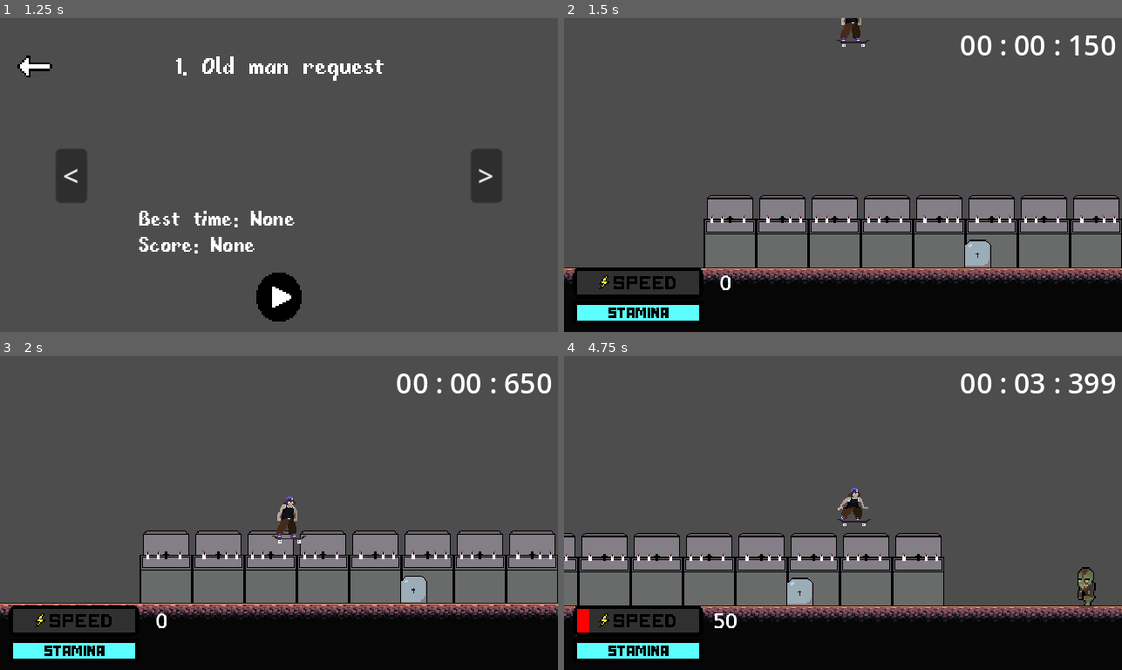
Above: before the commit, frames 1-4 (two rows, left to right).
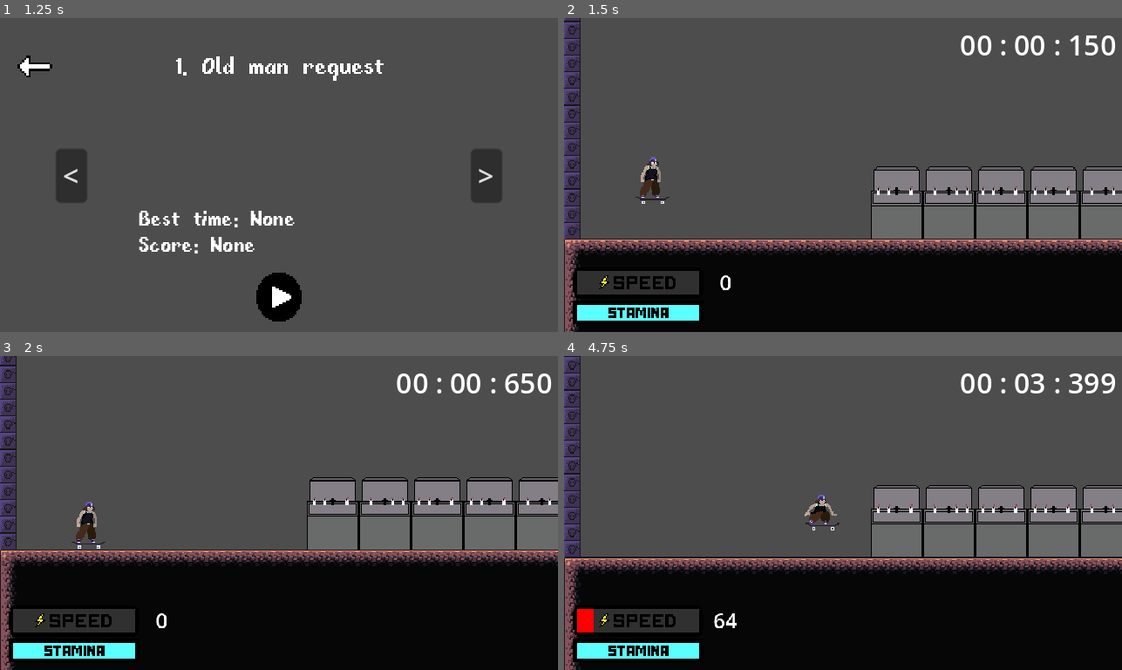
Above: after the commit, the same moments.

Repository: lucasjanta/GraveGrinder
Game: Godot game, scene res://Scenes/Menus/main_menu.tscn
Same seed, same stepped clock (60 frames per second), same inputs: the game is played once before the commit and once after it.
Inputs (mouse positions are in pixels of both pictures, inside the frame that each line leads up to):
- Up to frame 1 (1.25 s): click "Start Game" at 0.5 s
- Up to frame 2 (1.5 s): click (843, 297) at 1.25 s
- Up to frame 3 (2 s): no input
- Up to frame 4 (4.75 s): tap Enter (ui_accept) at 2 s; move the mouse to (965, 497) at 2.02 s; hold D (right) 2.03-2.78 s; hold F 2.03-2.78 s; click (965, 497) at 2.17 s; tap Space (jump) at 2.27, 3.02, 4.52 s; move the mouse to (731, 528) at 2.77 s; hold S (down) 2.78-3.53 s; tap F at 2.85, 4.35 s; move the mouse to (898, 443) at 3.52 s; hold D (right) 3.53-4.28 s; hold F 3.53-4.28 s; move the mouse to (815, 575) at 4.27 s; hold W (up) from 4.28 s (still down); click (815, 575) at 4.42 s

Frame 1 is identical in both runs. In frame 2, 28% of the frame differs, in the area x 0-100%, y 0-100%; in frame 3, 34%; in frame 4, 34%.

Commit message:
created grind mechanic, not completed

Diff:
--- a/Player/States/grind.gd
+++ b/Player/States/grind.gd
@@ -1,4 +1,5 @@
 extends PlayerState
+@onready var grind_stamina = $"../../HUD/grind_stamina"
 
 #se a velocidade acabar no grid atualmente, vc fica PRESO
 #colocar uma mecânica de controle de equilíbrio e velocidade em cima do grid
@@ -6,7 +7,11 @@
 	player.animation_player.play("grind_arrive")
 	player.jump_force = -300
 
-func physics_update(_delta: float) -> void:
+func physics_update(delta: float) -> void:
+	if player.balance_stamina < 0:
+		player.balance_stamina = 0
+	else:
+		player.balance_stamina -= 0.3
 	#coloquei pro player ir direto pro pulo se apertar pra pular em cima do grind
 	if Input.is_action_just_pressed("jump"):
 		finished.emit("Ollie")
@@ -16,6 +21,38 @@
 		player.position.y += 1
 		finished.emit("Stand")
 
+	if Input.is_action_just_pressed("up"):
+		if player.balance >= 30 and player.balance <= 70:
+			print("area verde")
+			player.balance_stamina += 20
+			player.velocity.x += 50
+		if player.balance >= 15 and player.balance < 30 or player.balance > 70  and player.balance <= 85:
+			print("area amarela")
+			player.balance_stamina += 10
+			player.velocity.x += 20
+		if player.balance >= 0 and player.balance < 15 or player.balance > 85  and player.balance <= 100:
+			print("area vermelha")
+			player.balance_stamina -= 20
+			player.velocity.x -= 20
+		if player.balance_stamina > 100:
+				player.balance_stamina = 100
+
+	grind_stamina.value = player.balance_stamina
+
+	if player.balance_stamina < 20:
+		finished.emit("Stand")
+		player.position.y += 1
+
+	if player.on_grind:
+		if player.balance_dir > 0:
+			player.balance += player.cursor_speed
+			if player.balance >= 100:
+				player.balance_dir *= -1
+		if player.balance_dir < 0:
+			player.balance -= player.cursor_speed
+			if player.balance <= 0:
+				player.balance_dir *= -1
+
 
 func _on_animation_player_animation_finished(anim_name):
 	if anim_name == "grind_arrive":
--- /dev/null
+++ b/Player/balance_bar.gd
@@ -0,0 +1,6 @@
+extends TextureProgressBar
+
+@onready var cursor = $cursor
+
+func _process(delta):
+	cursor.position.x = (UI.player.balance * 0.3) + 2
--- a/Player/player.gd
+++ b/Player/player.gd
@@ -15,6 +15,11 @@
 @export var jump_force : float = -250
 var max_stamina : float = 100
 var stamina : float = max_stamina
+var balance : int = 0
+var balance_dir : int = 1
+var cursor_speed : int = 1
+var max_balance_stamina : float = 100
+var balance_stamina : float = max_balance_stamina
 
 var on_grind : bool = false
 var is_cam_shaking : bool = false
@@ -26,6 +31,9 @@
 @onready var velocity_bar = $HUD/Velocity
 @onready var stamina_bar = $HUD/Stamina
 @onready var vel_label = $HUD/vel_num
+@onready var grind_stamina_ref = $HUD/grind_stamina
+@onready var balance_bar_ref = $HUD/balance_bar
+
 
 #variaveis do status
 @onready var status_pop = $status_pop
@@ -46,6 +54,7 @@
 	handle_stopwatch()
 	handle_velocity_bar()
 	handle_stamina_bar(delta)
+	handle_grind()
 	#Adiciona gravidade
 	if not is_on_floor():
 		velocity.y += gravity * delta
@@ -94,6 +103,14 @@
 		velocity_bar.tint_progress = "00ff00"
 	vel_label.text = str(int(velocity.x))
 
+func handle_grind():
+	if on_grind:
+		grind_stamina_ref.visible = true
+		balance_bar_ref.visible = true
+	else:
+		grind_stamina_ref.visible = false
+		balance_bar_ref.visible = false
+
 func show_status(status):
 	status_pop.text = status
 	status_pop_anim.play("status_pop")
--- a/Player/player.tscn
+++ b/Player/player.tscn
@@ -17,6 +17,12 @@
 [ext_resource type="Texture2D" uid="uid://dkduep2pd7h3d" path="res://UI/stamina_bar/stamina_bar_bg.png" id="13_ncyn0"]
 [ext_resource type="Texture2D" uid="uid://dumayq032eh4e" path="res://UI/stamina_bar/stamina_bar_over.png" id="14_niaqq"]
 [ext_resource type="FontFile" uid="uid://chm6fioitd66u" path="res://Fonts/fibberish.ttf" id="15_wberw"]
+[ext_resource type="Texture2D" uid="uid://ccqy3mxo1rr7r" path="res://UI/grind_elements/balance_bar.png" id="18_0stva"]
+[ext_resource type="Texture2D" uid="uid://6lacgq7m8ac0" path="res://UI/grind_elements/grind_stamina_line.png" id="18_gnc5g"]
+[ext_resource type="Script" path="res://Player/balance_bar.gd" id="19_qq07j"]
+[ext_resource type="Texture2D" uid="uid://bc3maaf8i1d3r" path="res://UI/grind_elements/grind_stamina_under.png" id="19_u357v"]
+[ext_resource type="Texture2D" uid="uid://bawmsoeaxiqkw" path="res://UI/grind_elements/cursor.png" id="20_kenty"]
+[ext_resource type="Script" path="res://UI/grind_elements/grind_stamina.gd" id="20_wmdci"]
 
 [sub_resource type="Animation" id="Animation_kvpfk"]
 length = 0.001
@@ -1521,6 +1527,40 @@
 grow_vertical = 2
 text = "00:00:000"
 
+[node name="grind_stamina" type="TextureProgressBar" parent="HUD"]
+visible = false
+offset_left = 194.0
+offset_top = 84.0
+offset_right = 202.0
+offset_bottom = 116.0
+fill_mode = 3
+texture_over = ExtResource("18_gnc5g")
+texture_progress = ExtResource("19_u357v")
+script = ExtResource("20_wmdci")
+
+[node name="balance_bar" type="TextureProgressBar" parent="HUD"]
+visible = false
+anchors_preset = 8
+anchor_left = 0.5
+anchor_top = 0.5
+anchor_right = 0.5
+anchor_bottom = 0.5
+offset_left = -10.0
+offset_top = 20.0
+offset_right = 22.0
+offset_bottom = 26.0
+grow_horizontal = 2
+grow_vertical = 2
+texture_under = ExtResource("18_0stva")
+script = ExtResource("19_qq07j")
+
+[node name="cursor" type="StaticBody2D" parent="HUD/balance_bar"]
+position = Vector2(2, 4)
+
+[node name="Sprite2D" type="Sprite2D" parent="HUD/balance_bar/cursor"]
+scale = Vector2(0.3, 0.3)
+texture = ExtResource("20_kenty")
+
 [node name="status_pop" type="Label" parent="."]
 visible = false
 offset_left = -41.0
--- a/Scenes/Levels/test_room.tscn
+++ b/Scenes/Levels/test_room.tscn
@@ -1449,7 +1449,7 @@
 scale = Vector2(2, 2)
 
 [node name="grindtomb2" parent="." instance=ExtResource("1_oeola")]
-position = Vector2(1212, 94)
+position = Vector2(790, 94)
 
 [node name="grindtomb" parent="." instance=ExtResource("1_oeola")]
 position = Vector2(318, 94)
@@ -1474,12 +1474,12 @@
 tile_set = SubResource("TileSet_qc85m")
 
 [node name="Player" parent="." instance=ExtResource("6_5x5h8")]
-position = Vector2(426, -111)
+position = Vector2(75, 66)
 friction = 40.0
 
 [node name="Camera2D" type="Camera2D" parent="." groups=["Camera"]]
 physics_interpolation_mode = 1
-position = Vector2(426, 40)
+position = Vector2(266.667, 66)
 zoom = Vector2(0.6, 0.6)
 limit_left = 0
 limit_top = -110
@@ -1494,7 +1494,7 @@
 
 [node name="PhantomCamera2D" type="Node2D" parent="." node_paths=PackedStringArray("follow_target")]
 unique_name_in_owner = true
-position = Vector2(426, 40)
+position = Vector2(266.667, 66)
 script = ExtResource("8_w6tf2")
 follow_mode = 1
 follow_target = NodePath("../Player")
@@ -1503,9 +1503,6 @@
 limit_left = 0
 limit_top = -110
 
-[node name="zombie" parent="." instance=ExtResource("5_a2wub")]
-position = Vector2(851, 107)
-
 [node name="zombie2" parent="." instance=ExtResource("5_a2wub")]
 position = Vector2(1609, 107)
 
--- /dev/null
+++ b/UI/grind_elements/grind_stamina.gd
@@ -0,0 +1 @@
+extends TextureProgressBar
Not shown: 1 places in Player/player.tscn that only renumber resources
Binary file added: UI/grind_elements/balance_bar.png
Not shown, added: UI/grind_elements/balance_bar.png.import
Binary file added: UI/grind_elements/cursor.png
Not shown, added: UI/grind_elements/cursor.png.import
Binary file added: UI/grind_elements/grind_stamina_line.png
Not shown, added: UI/grind_elements/grind_stamina_line.png.import
Binary file added: UI/grind_elements/grind_stamina_under.png
Not shown, added: UI/grind_elements/grind_stamina_under.png.import
